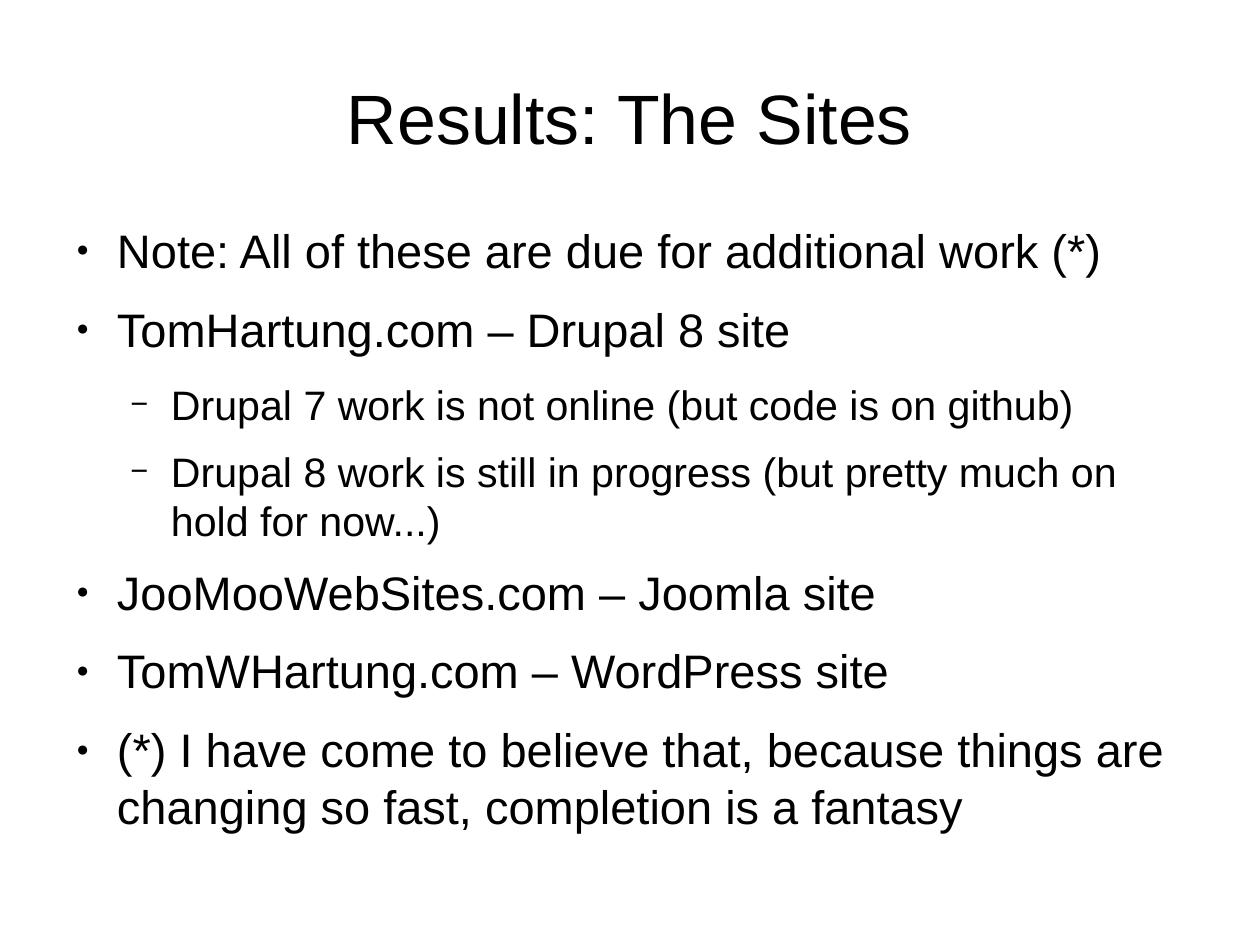
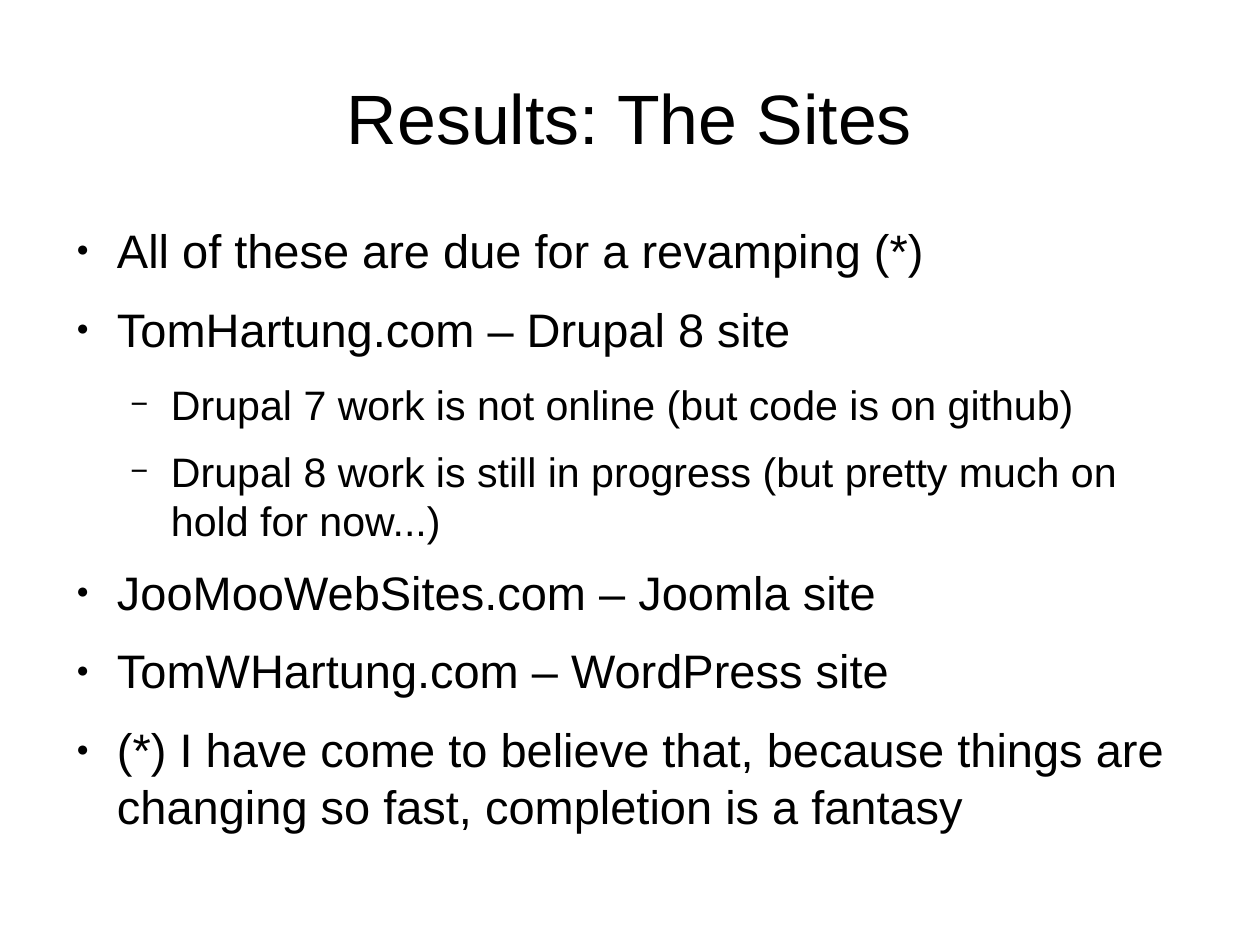
Before and after one commit to tomwhartung/jmws_accoutrements, a slide deck: slide 24 of presentations/2016_07-Drupal/9-slides.odp (slide 22 before the commit). Drawn at 1260x945 pixels with LibreOffice and Linux fonts; fonts in the diff are those of the drawing. Boxes give left, top, right and bottom in pixels: in the first picture for what was removed or moved away, otherwise in the second. Text is boxed around its words. In the diff, an @@ line names an element or a change of style, - is before the commit and + after.

```diff
--- a/presentations/2016_07-Drupal/9-slides.odp
+++ b/presentations/2016_07-Drupal/9-slides.odp
@@ text at bbox=[117, 234, 861, 277]: text changed @@
-● Note: All of these are due for additional work (*)
+● All of these are due for a revamping (*)
```
Also in this commit, not shown: 5 other slides changed, 4 slides added, 1 slide removed.
